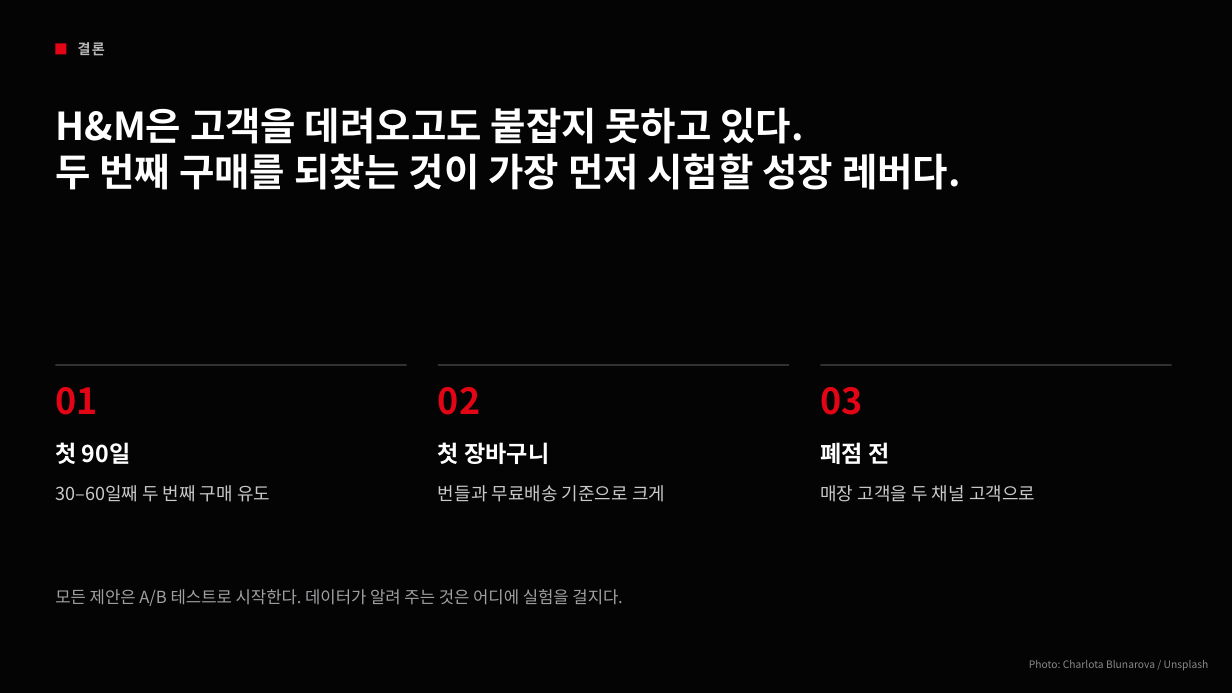
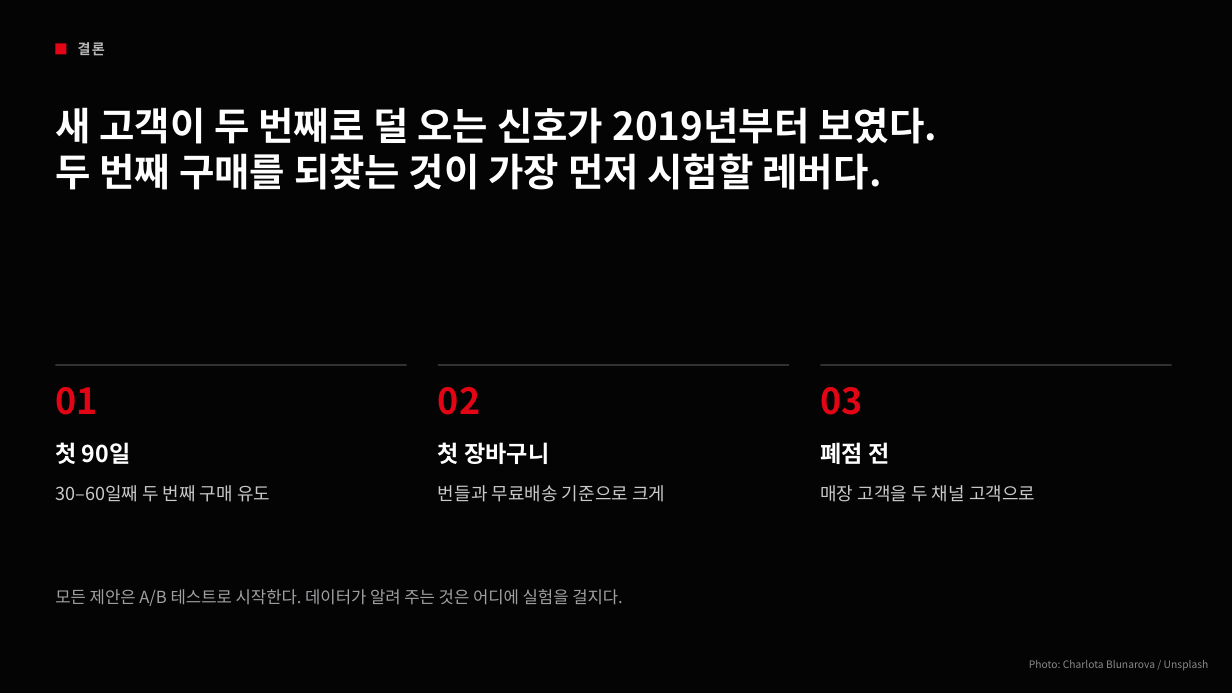
Before and after one commit to underthesun7213/social-data, a slide deck: slide 25 of presentation/hm_retention_deck_ko.pptx. Drawn at 1232x693 pixels with LibreOffice and Linux fonts; fonts in the diff are those of the drawing; background and template pictures are left out. Boxes give left, top, right and bottom in pixels: in the first picture for what was removed or moved away, otherwise in the second. Text is boxed around its words. In the diff, an @@ line names an element or a change of style, - is before the commit and + after.

```diff
--- a/presentation/hm_retention_deck_ko.pptx
+++ b/presentation/hm_retention_deck_ko.pptx
@@ title at box(55, 107, 937, 190): text changed @@
-H&M은 고객을 데려오고도 붙잡지 못하고 있다.
-두 번째 구매를 되찾는 것이 가장 먼저 시험할 성장 레버다.
+새 고객이 두 번째로 덜 오는 신호가 2019년부터 보였다.
+두 번째 구매를 되찾는 것이 가장 먼저 시험할 레버다.
```
Also in this commit, not shown: 5 other slides changed, 4 other files.
